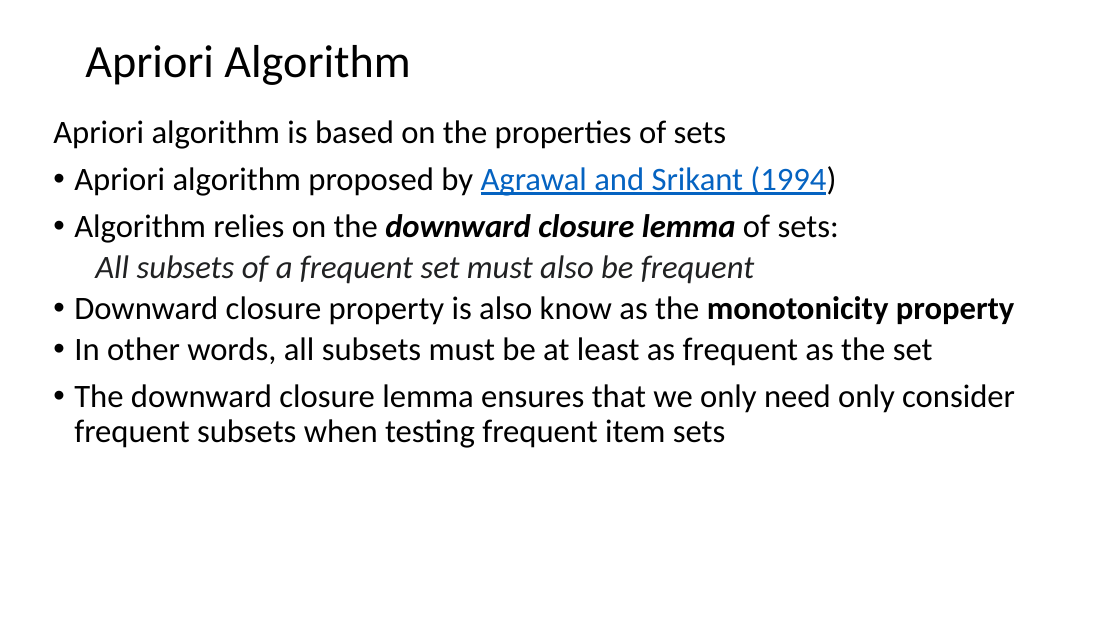
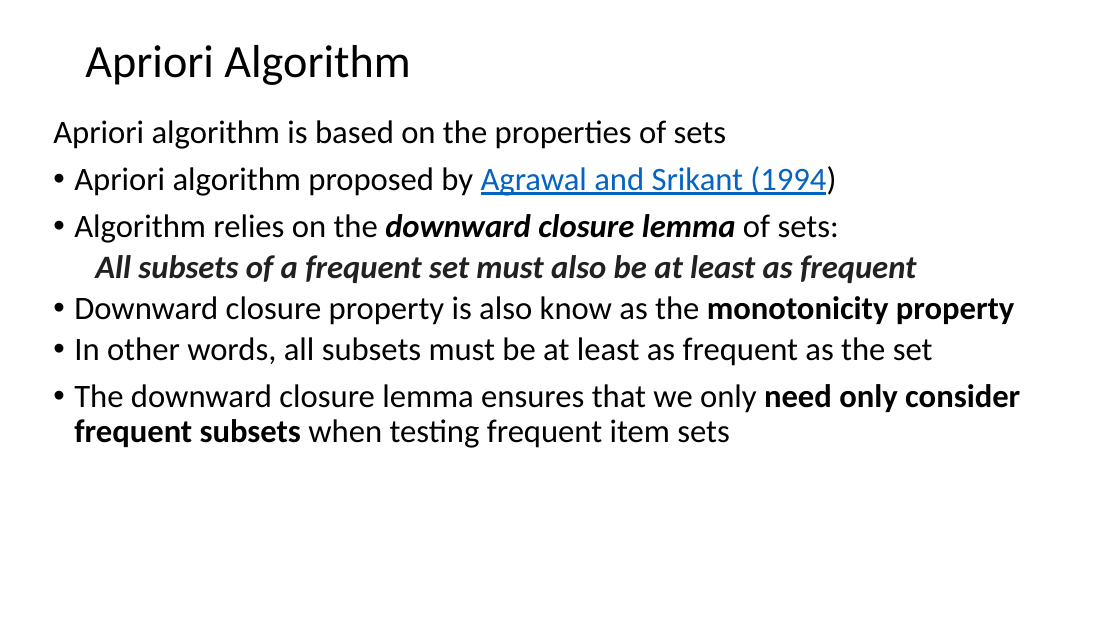
Before and after one commit to StephenElston/CSCI-E-108, a slide deck: slide 11 of slides/11_AssociationsFrequentItems.pptx (slide 10 before the commit). Drawn at 1120x630 pixels with LibreOffice and Linux fonts; fonts in the diff are those of the drawing. Boxes give left, top, right and bottom in pixels: in the first picture for what was removed or moved away, otherwise in the second. Text is boxed around its words. In the diff, an @@ line names an element or a change of style, - is before the commit and + after.

```diff
--- a/slides/11_AssociationsFrequentItems.pptx
+++ b/slides/11_AssociationsFrequentItems.pptx
@@ text at [95, 255, 916, 283]: text changed; bold on @@
-  All subsets of a frequent set must also be frequent
+  All subsets of a frequent set must also be at least as frequent
@@ text at [74, 384, 1020, 448]: bold on in "need only consider frequent subsets" @@
```
Also in this commit, not shown: 6 other slides changed, 5 slides added.
